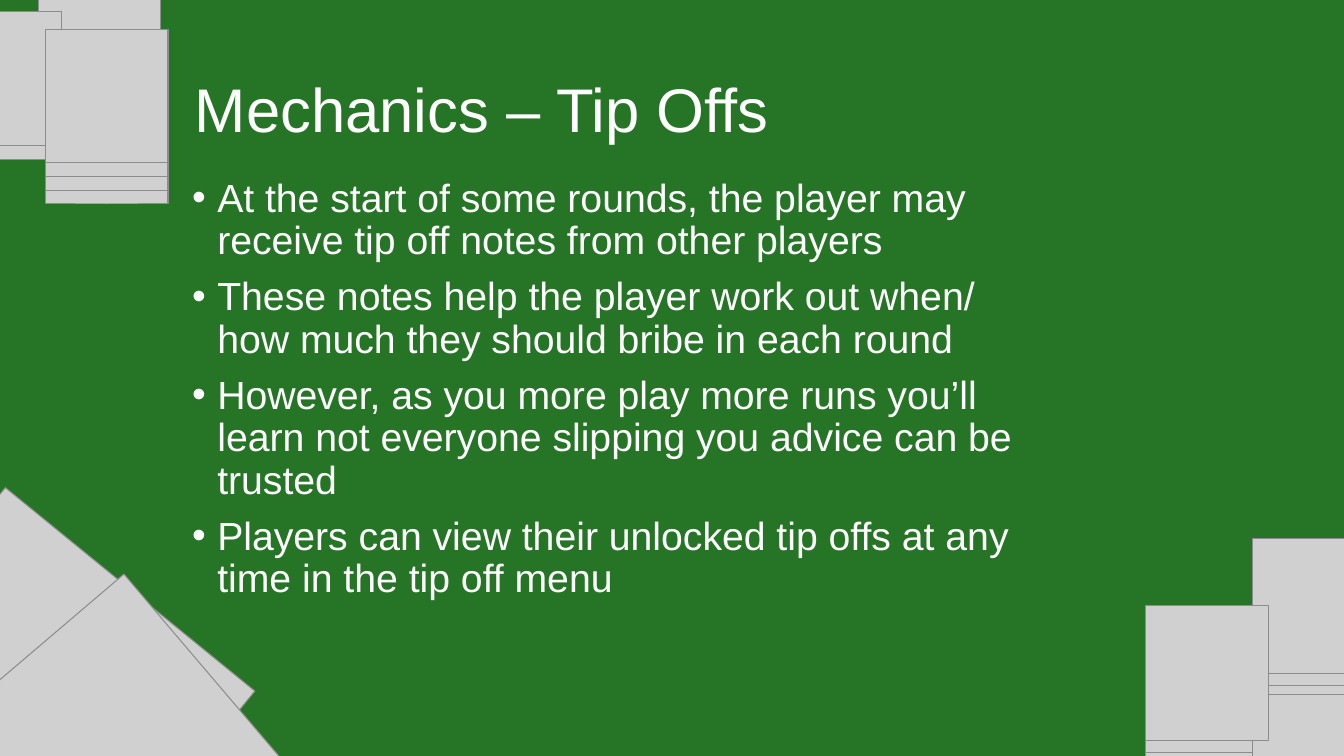
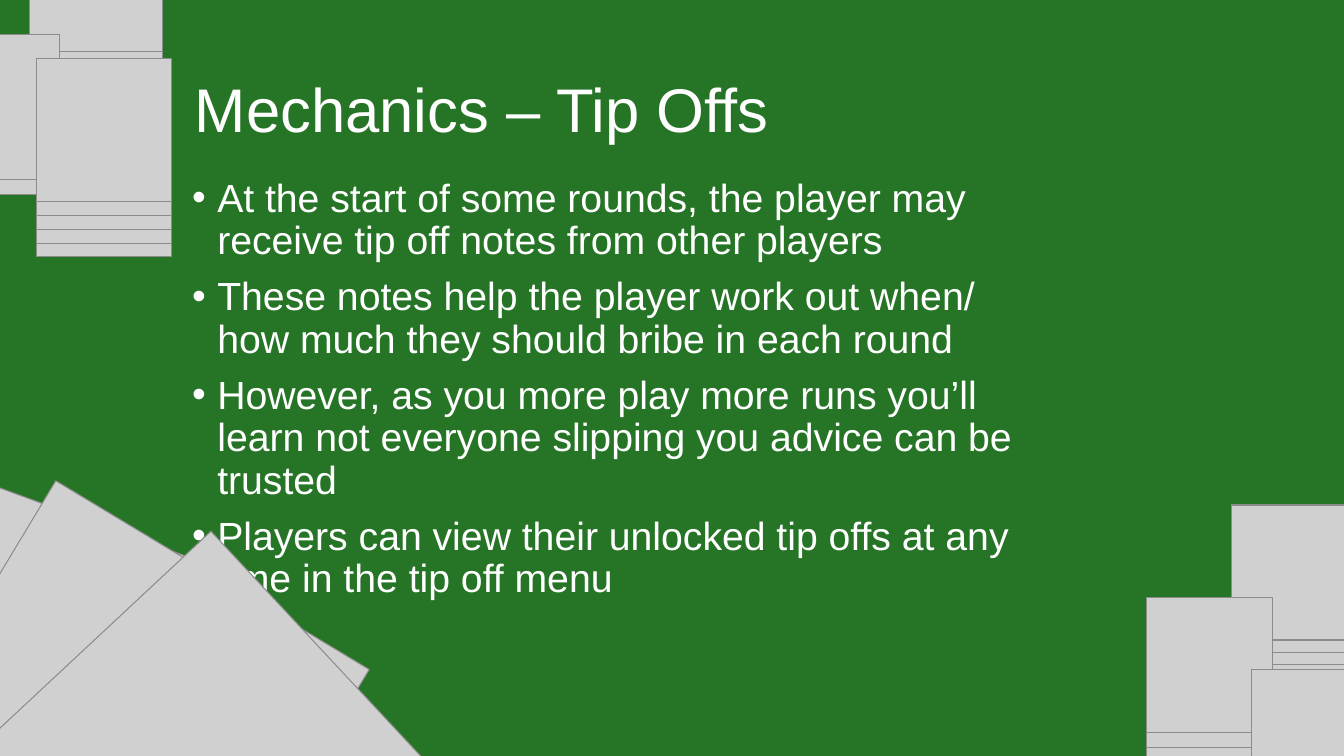
Before and after one commit to IsabelHampton/bluffs-and-bribes, a slide deck: slide 4 of Docs/Bluffs & Bribes Pitch.pptx. Drawn at 1344x756 pixels with LibreOffice and Linux fonts; fonts in the diff are those of the drawing; grey boxes stand for pictures. Boxes give left, top, right and bottom in pixels: in the first picture for what was removed or moved away, otherwise in the second. Text is boxed around its words. In the diff, an @@ line names an element or a change of style, - is before the commit and + after.

```diff
--- a/Docs/Bluffs & Bribes Pitch.pptx
+++ b/Docs/Bluffs & Bribes Pitch.pptx
@@ picture removed at [0,11,62,146] @@
@@ picture: place and size @@
-picture at [38,0,160,118]
+picture at [29,0,163,127]
@@ picture: place and size @@
-picture at [38,0,160,105]
+picture at [29,0,163,112]
@@ picture: place and size @@
-picture at [38,0,160,91]
+picture at [29,0,163,97]
@@ picture: place and size @@
-picture at [38,0,160,77]
+picture at [29,0,163,82]
@@ picture: place and size @@
-picture at [38,0,160,64]
+picture at [29,0,163,66]
@@ picture removed at [45,29,167,163] @@
@@ picture: place and size @@
-picture at [0,25,62,160]
+picture at [0,34,59,178]
@@ picture: place and size @@
-picture at [45,56,167,191]
+picture at [36,58,171,202]
@@ picture removed at [45,42,167,176] @@
@@ picture: place and size @@
-picture at [45,71,167,205]
+picture at [36,73,171,216]
@@ group added at [0,0,171,257]: 5 pictures @@
@@ picture removed at [0,441,146,756] @@
@@ picture at [0,457,260,756]: rotation 39 to 20 degrees @@
@@ picture at [0,481,370,756]: rotation 49 to 31 degrees @@
@@ picture added at [1232,505,1344,640] @@
@@ picture added at [0,531,461,756] @@
@@ picture added at [1232,529,1344,664] @@
@@ picture added at [1232,517,1344,652] @@
@@ picture: place and size @@
-picture at [1145,605,1268,740]
+picture at [1147,597,1272,732]
@@ 4 pictures: place and size @@
-4 pictures at [1253,538,1344,709]
+4 pictures at [1232,542,1344,714]
@@ picture removed at [1253,597,1344,732] @@
@@ picture removed at [1253,586,1344,721] @@
@@ picture: place and size @@
-picture at [1145,617,1268,752]
+picture at [1147,612,1272,748]
@@ picture: place and size @@
-picture at [1145,641,1268,756]
+picture at [1147,623,1272,756]
@@ picture: place and size @@
-picture at [1145,629,1268,756]
+picture at [1147,634,1272,756]
@@ picture: place and size @@
-picture at [1253,695,1344,756]
+picture at [1252,685,1344,756]
@@ picture: place and size @@
-picture at [1253,709,1344,756]
+picture at [1252,669,1344,756]
```
Also in this commit, not shown: 20 other slides changed, 1 other file.
